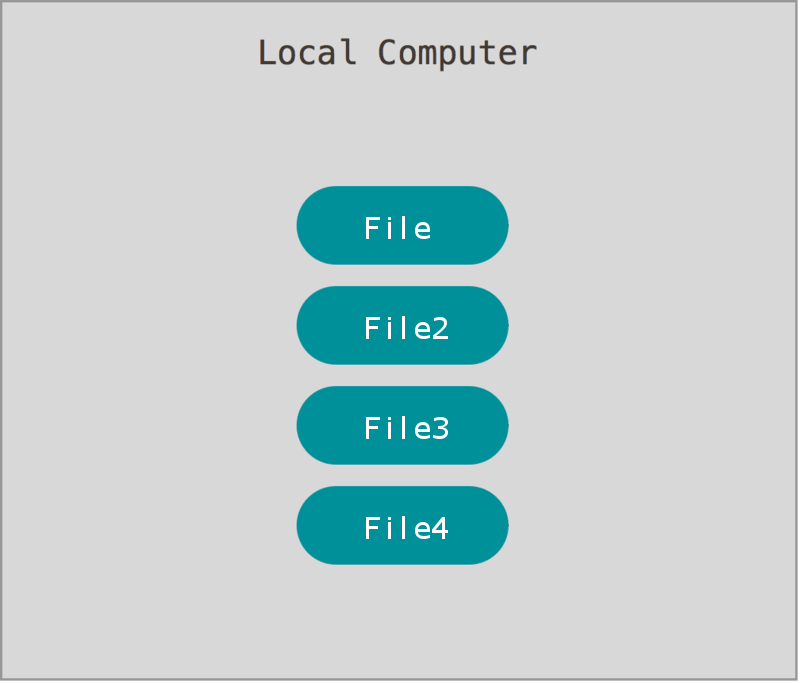
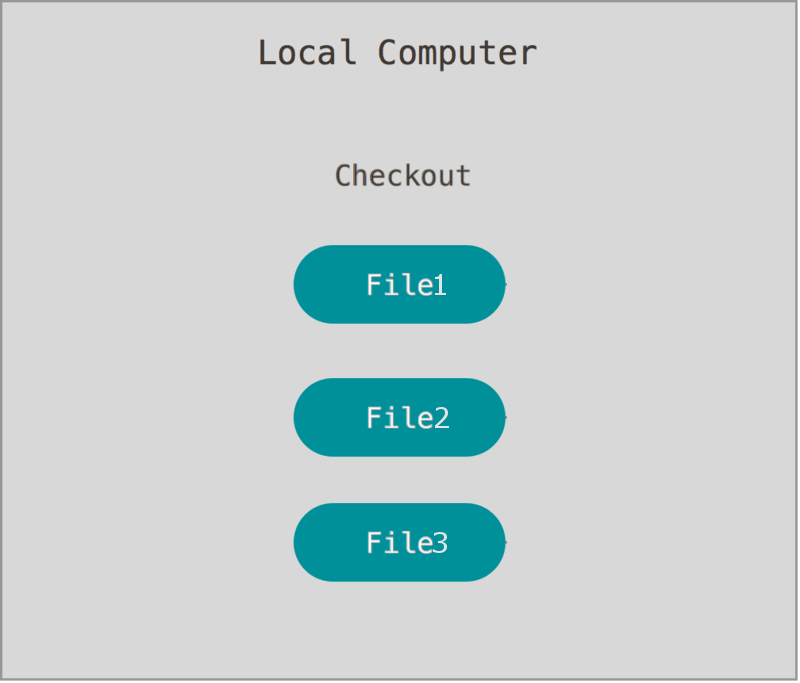
Two versions of the same layered image (800x683). Layer-by-layer changes:
removed layer "File" over [366, 216, 430, 239]
added layer "1" above "2" over [435, 274, 446, 295]
added layer "2" above "3" over [435, 407, 449, 428]
renamed "File4" to "3", moved it above "File1", painted on it over [366, 516, 448, 553]
moved "File1" above "File2", painted on it over [293, 184, 509, 567]
painted on "File2" over [293, 316, 507, 457]
painted on "File3" over [293, 416, 507, 582]
added layer "Checkout" above "Mask" over [320, 163, 481, 205]
